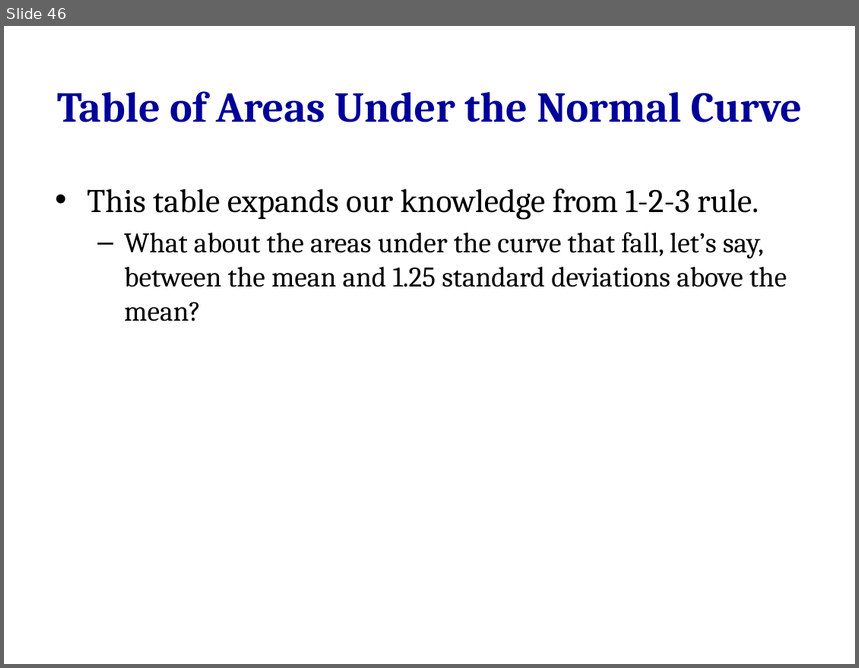
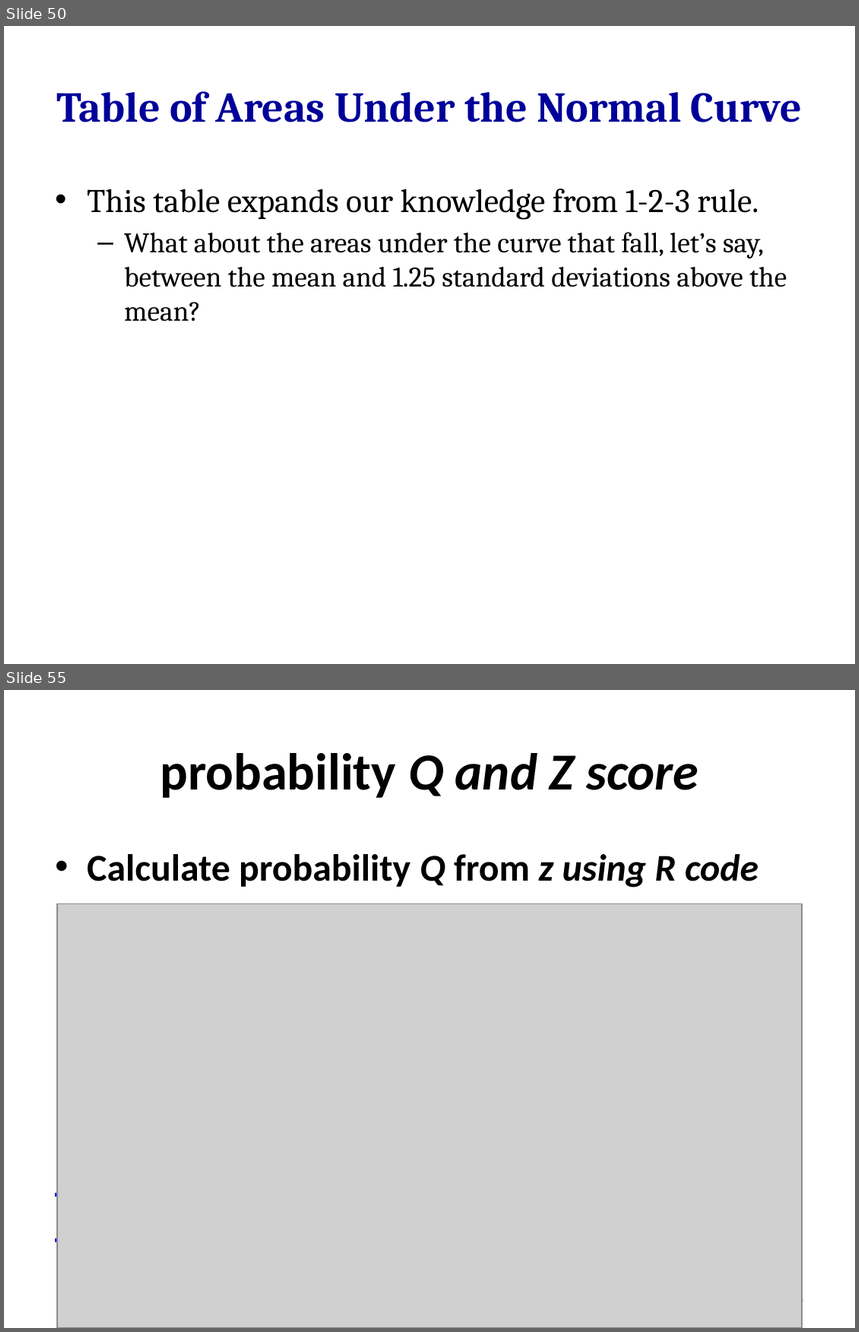
Before and after one commit to hejibo/Psychological-Statistics, a slide deck: Lecture 4 - Measure of Dispersion & Normal Curve/Lecture 4 - Measure of Dispersion & Normal Curve.pptx. Shown one above the other, each under a label of ours: slide 46 before the commit, slides 50 and 55 after it; the slides between them are not shown. The pictures are 859x668 and 859x1332 pixels, drawn with LibreOffice and Linux fonts; fonts in the diff are those of the drawing; grey boxes stand for pictures. Boxes give left, top, right and bottom in pixels: in the first picture for what was removed or moved away, otherwise in the second. Text is boxed around its words. In the diff, an @@ line names an element or a change of style, - is before the commit and + after.

Commit message:
add z score to probability and R code solutions, z-p tables

```diff
--- a/Lecture 4 - Measure of Dispersion & Normal Curve/Lecture 4 - Measure of Dispersion & Normal Curve.pptx
+++ b/Lecture 4 - Measure of Dispersion & Normal Curve/Lecture 4 - Measure of Dispersion & Normal Curve.pptx
@@ slide 55 added at [4, 690, 855, 1328], background #FFFFFF @@
@@ title added at [160, 753, 699, 798], 44 pt, text #000000, bold @@
+probability Q and Z score
@@ text added at [55, 854, 759, 1246], 32 pt, text #0000FF, underline @@
+• Calculate probability Q from z using R code
+http://stats.seandolinar.com/calculating-z-scores-with-r/
@@ picture added at [56, 904, 801, 1328] @@
@@ page number added at [790, 1293, 804, 1309], 12 pt, text #8C8C8C @@
+55
@@ what was slide 46 is now slide 50 @@
```
Also in this commit, not shown: 3 slides changed, 9 other slides added, 10 other files.
